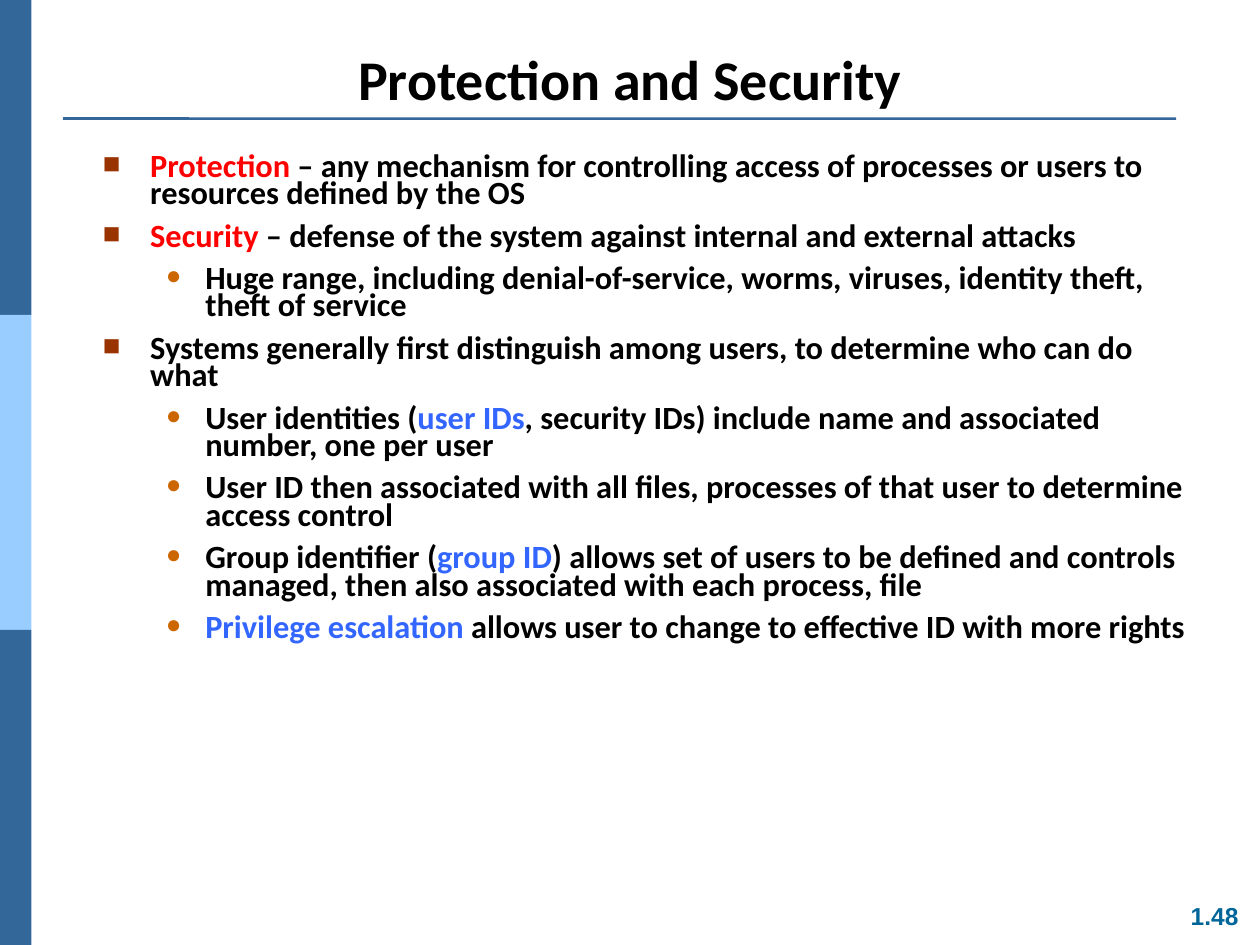
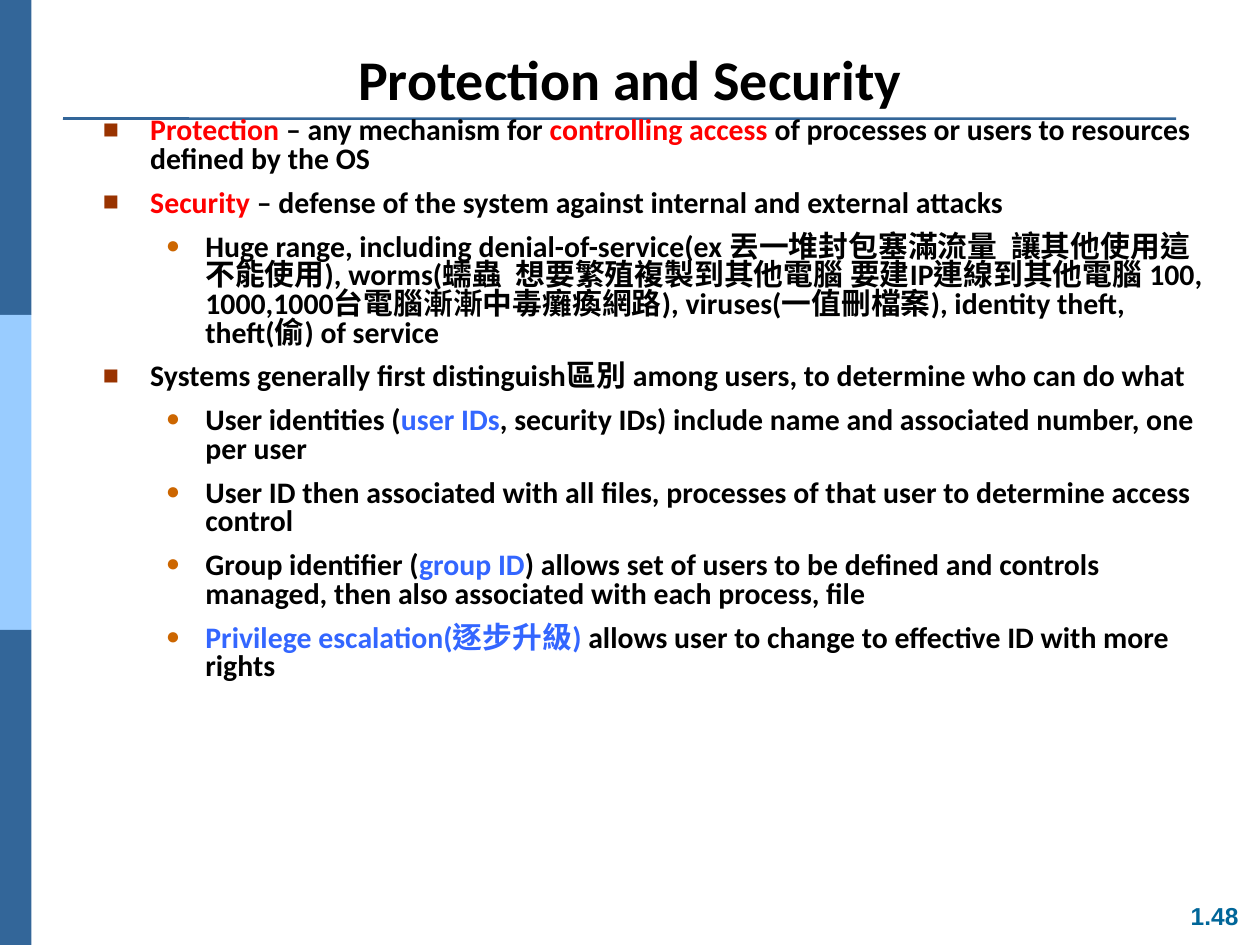
Before and after one commit to Yang09701194/OS_Learning, a slide deck: slide 48 of ch01.ppt. Drawn at 1260x945 pixels with LibreOffice and Linux fonts; fonts in the diff are those of the drawing. Boxes give left, top, right and bottom in pixels: in the first picture for what was removed or moved away, otherwise in the second. Text is boxed around its words. In the diff, an @@ line names an element or a change of style, - is before the commit and + after.

```diff
--- a/ch01.ppt
+++ b/ch01.ppt
@@ text "Protection – any mechanism for ...": place and size @@
-text "Protection – any mechanism for ..." at [150, 154, 1185, 644]
+text "Protection – any mechanism for ..." at [150, 117, 1202, 681]
@@ text at [150, 117, 1193, 609]: size 18.5 to 17 pt in "Protection – any mechanism for controlling access ...", "Security – defense of the system against ...", "User identities (user IDs, security IDs) include ...", "User ID then associated with all files, ..." and 1 more places; text colour #000000 to #FF0000 in "controlling access"; line spacing 0.7 to 0.8 @@
@@ text at [150, 227, 1202, 391]: text changed; size 18.5 to 17 pt @@
-  ● Huge range, including denial-of-service, worms, viruses, identity theft, theft of service
-■ Systems generally first distinguish among users, to determine who can do what
+  ● Huge range, including denial-of-service(ex 丟一堆封包塞滿流量 讓其他使用這不能使用), worms(蠕蟲 想要繁殖複製到其他電腦 要建IP連線到其他電腦 100, 1000,1000台電腦漸漸中毒癱瘓網路), viruses(一值刪檔案), identity theft, theft(偷) of service
+■ Systems generally first distinguish區別 among users, to determine who can do what
@@ text at [205, 623, 1168, 681]: text changed; size 18.5 to 17 pt @@
-  ● Privilege escalation allows user to change to effective ID with more rights
+  ● Privilege escalation(逐步升級) allows user to change to effective ID with more rights
```
Also in this commit, not shown: 7 other slides changed, 1 other file.
